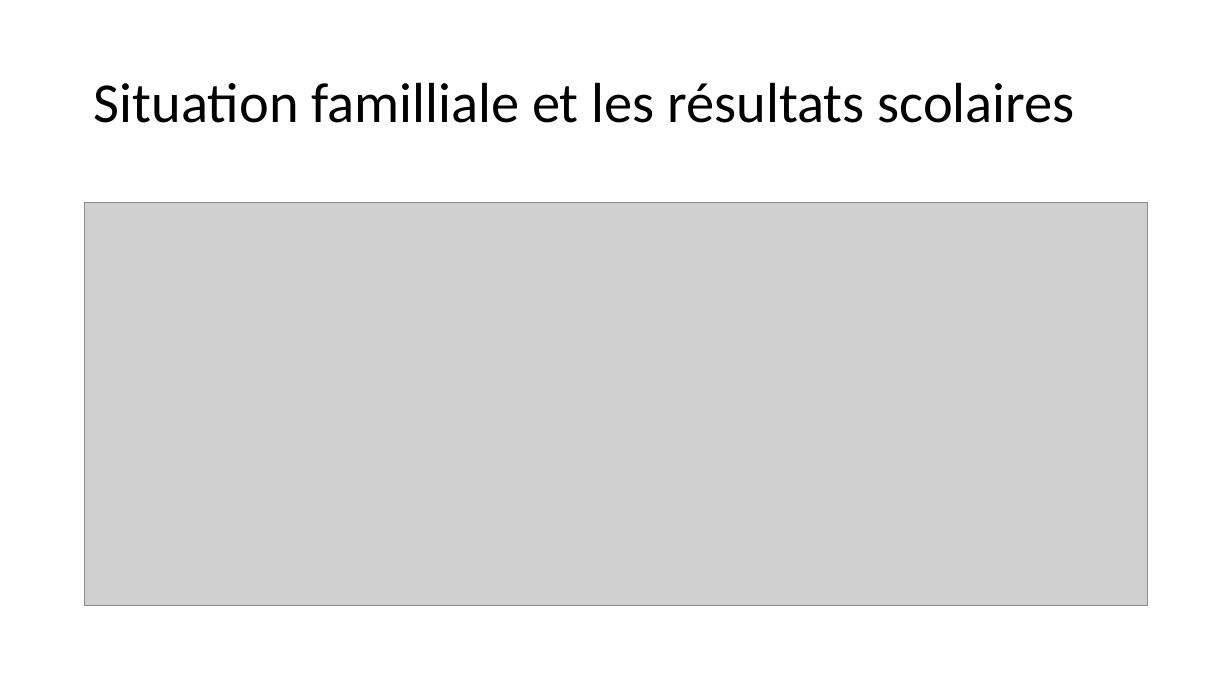
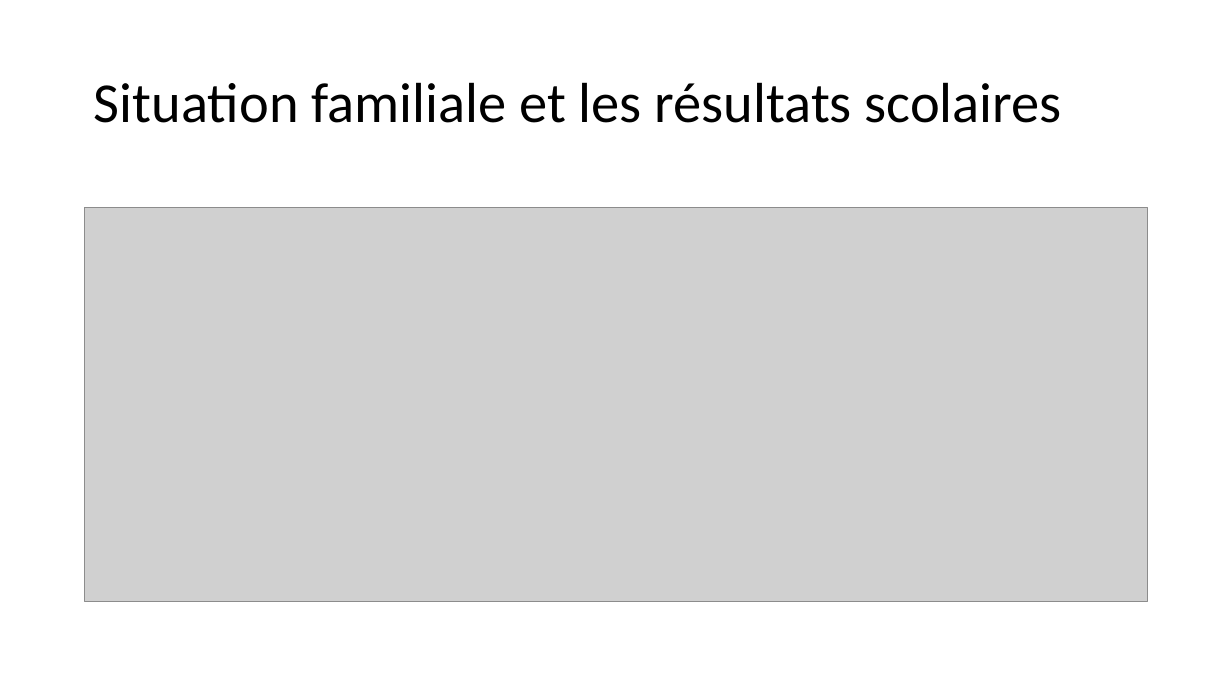
Before and after one commit to QvHub/student_alcohol_consumption, a slide deck: slide 28 of maya_khaled_quentin_alcool_et_jeunes.pptx. Drawn at 1232x693 pixels with LibreOffice and Linux fonts; fonts in the diff are those of the drawing; grey boxes stand for pictures. Boxes give left, top, right and bottom in pixels: in the first picture for what was removed or moved away, otherwise in the second. Text is boxed around its words. In the diff, an @@ line names an element or a change of style, - is before the commit and + after.

```diff
--- a/maya_khaled_quentin_alcool_et_jeunes.pptx
+++ b/maya_khaled_quentin_alcool_et_jeunes.pptx
@@ title at (94, 82, 1062, 123): text changed @@
-Situation familliale et les résultats scolaires
+Situation familiale et les résultats scolaires
@@ picture: place and size @@
-picture at (85, 202, 1148, 605)
+picture at (85, 208, 1148, 602)
```
Also in this commit, not shown: 16 other slides changed.
